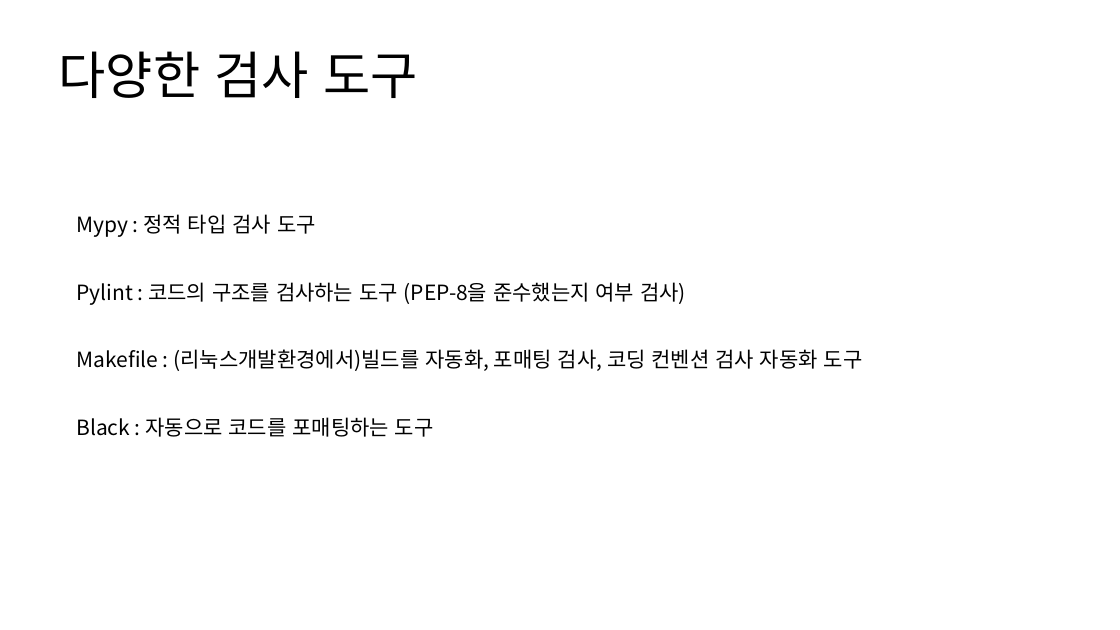
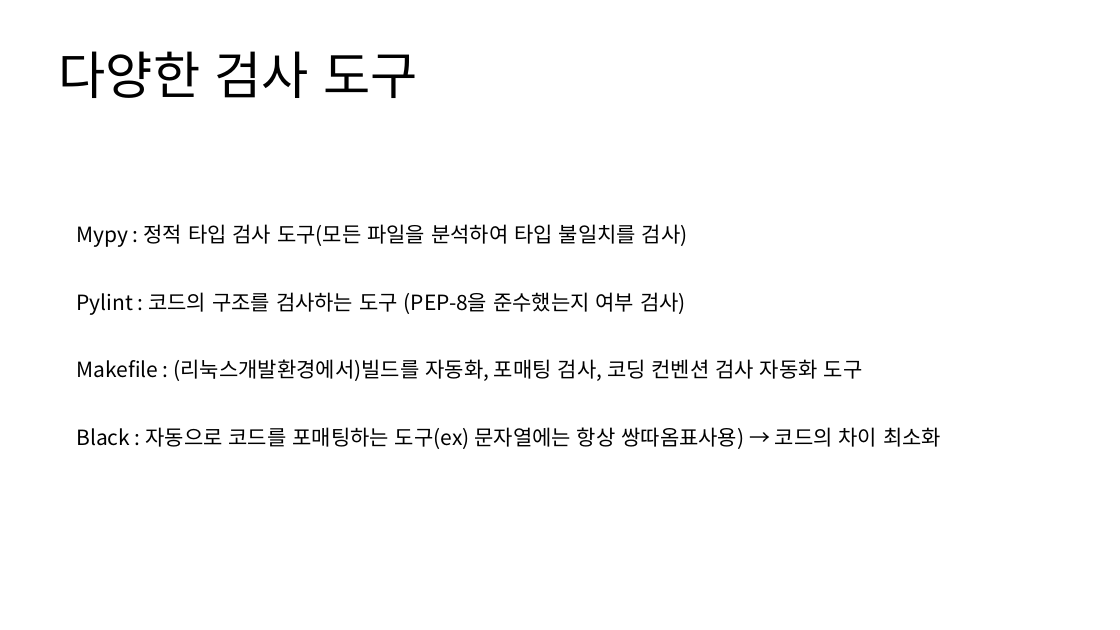
Before and after one commit to JONGSKY/Read-and-Write, a slide deck: slide 11 of chapter_1_소개, 코드 포매팅과 도구/1장_소개자료.pptx. Drawn at 1120x630 pixels with LibreOffice and Linux fonts; fonts in the diff are those of the drawing. Boxes give left, top, right and bottom in pixels: in the first picture for what was removed or moved away, otherwise in the second. Text is boxed around its words. In the diff, an @@ line names an element or a change of style, - is before the commit and + after.

```diff
--- a/chapter_1_소개, 코드 포매팅과 도구/1장_소개자료.pptx
+++ b/chapter_1_소개, 코드 포매팅과 도구/1장_소개자료.pptx
@@ text at (76,224,688,247): text changed @@
-Mypy : 정적 타입 검사 도구
+Mypy : 정적 타입 검사 도구(모든 파일을 분석하여 타입 불일치를 검사)
@@ text "Pylint : 코드의 구조를 검사하는 ...": place and size @@
-text "Pylint : 코드의 구조를 검사하는 ..." at (76,282,686,305)
+text "Pylint : 코드의 구조를 검사하는 ..." at (76,292,686,315)
@@ text "Makefile : (리눅스개발환경에서)빌드를 자동화, 포매팅 ...": place and size @@
-text "Makefile : (리눅스개발환경에서)빌드를 자동화, 포매팅 ..." at (76,349,863,371)
+text "Makefile : (리눅스개발환경에서)빌드를 자동화, 포매팅 ..." at (76,359,863,381)
@@ text at (76,427,941,449): text changed @@
-Black : 자동으로 코드를 포매팅하는 도구
+Black : 자동으로 코드를 포매팅하는 도구(ex) 문자열에는 항상 쌍따옴표사용) → 코드의 차이 최소화
```
Also in this commit, not shown: 1 other slide changed, 1 slide added, 1 other file.
